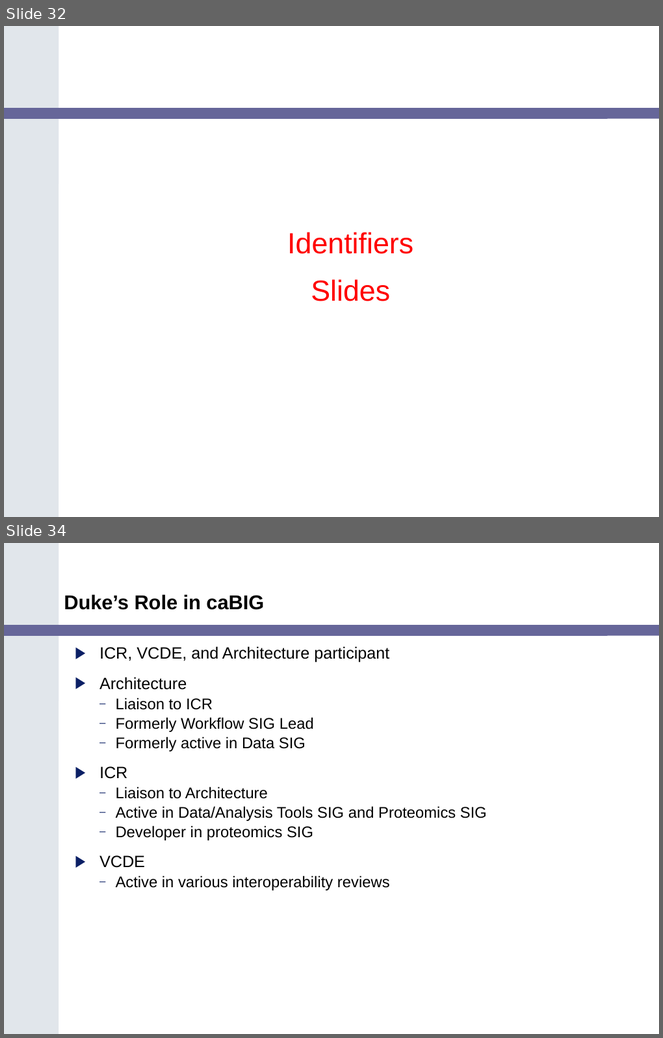
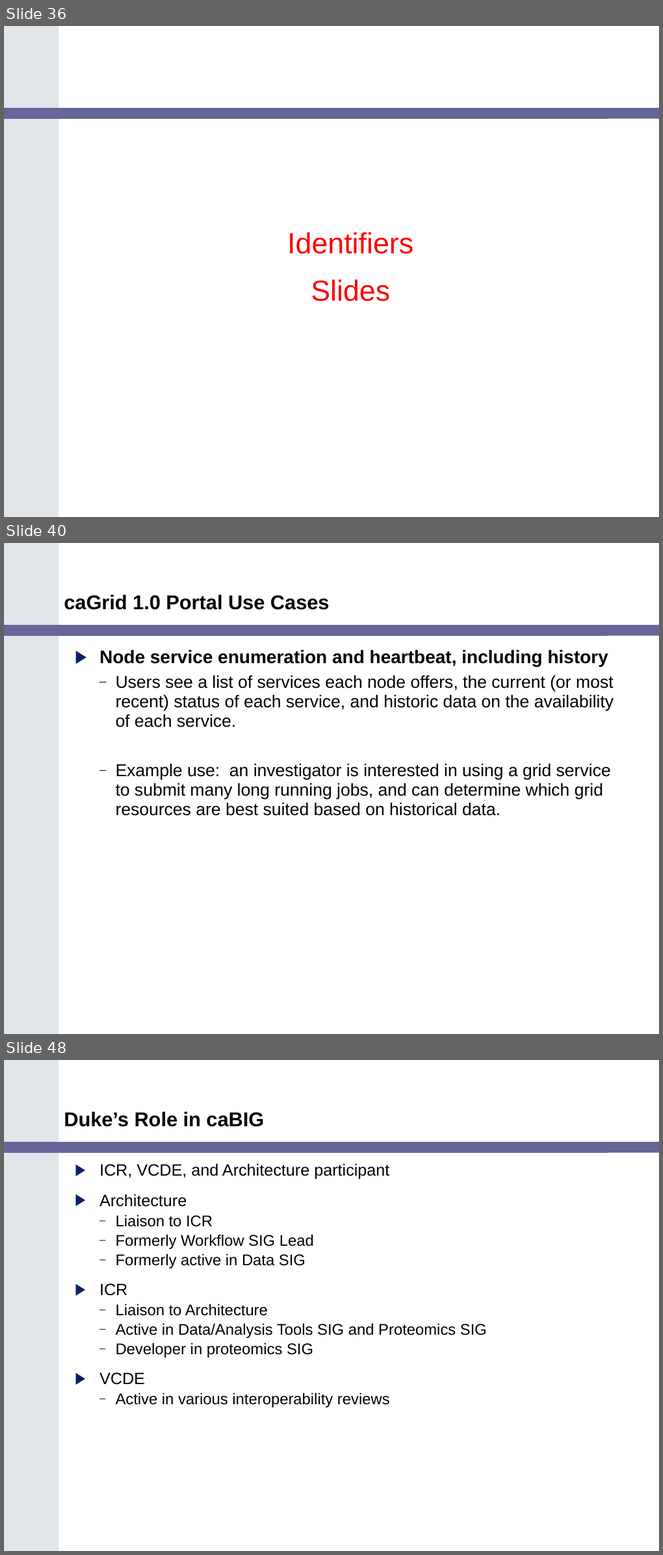
Before and after one commit to NCIP/cagrid-portal, a slide deck: cagrid-1-0/Documentation/presentations/200602_VCDE_ARCH/caGrid_Update_Arch_VCDE_Feb1.ppt. Shown one above the other, each under a label of ours: slides 32 and 34 before the commit, slides 36, 40 and 48 after it; the slides between them are not shown. The pictures are 663x1038 and 663x1555 pixels, drawn with LibreOffice and Linux fonts; fonts in the diff are those of the drawing; background and template pictures are left out. Boxes give left, top, right and bottom in pixels: in the first picture for what was removed or moved away, otherwise in the second. Text is boxed around its words. In the diff, an @@ line names an element or a change of style, - is before the commit and + after.

```diff
--- a/cagrid-1-0/Documentation/presentations/200602_VCDE_ARCH/caGrid_Update_Arch_VCDE_Feb1.ppt
+++ b/cagrid-1-0/Documentation/presentations/200602_VCDE_ARCH/caGrid_Update_Arch_VCDE_Feb1.ppt
@@ slide 40 added at [4,543,659,1034], background #FFFFFF; not listed: 2 template elements that a slide beside it also shows @@
@@ title added at [64,594,330,610], 22 pt, text #000000, bold @@
+caGrid 1.0 Portal Use Cases
@@ text added at [100,650,614,816], 19 pt, text #000000 @@
+▶ Node service enumeration and heartbeat, including history
+  – Users see a list of services each node offers, the current (or most recent) status of each service, and historic data on the availability of each service.
+  – Example use: an investigator is interested in using a grid service to submit many long running jobs, and can determine which grid resources are best suited based on historical data.
@@ what was slide 32 is now slide 36 @@
@@ what was slide 34 is now slide 48 @@
```
Also in this commit, not shown: 15 other slides added, 2 slides removed.
